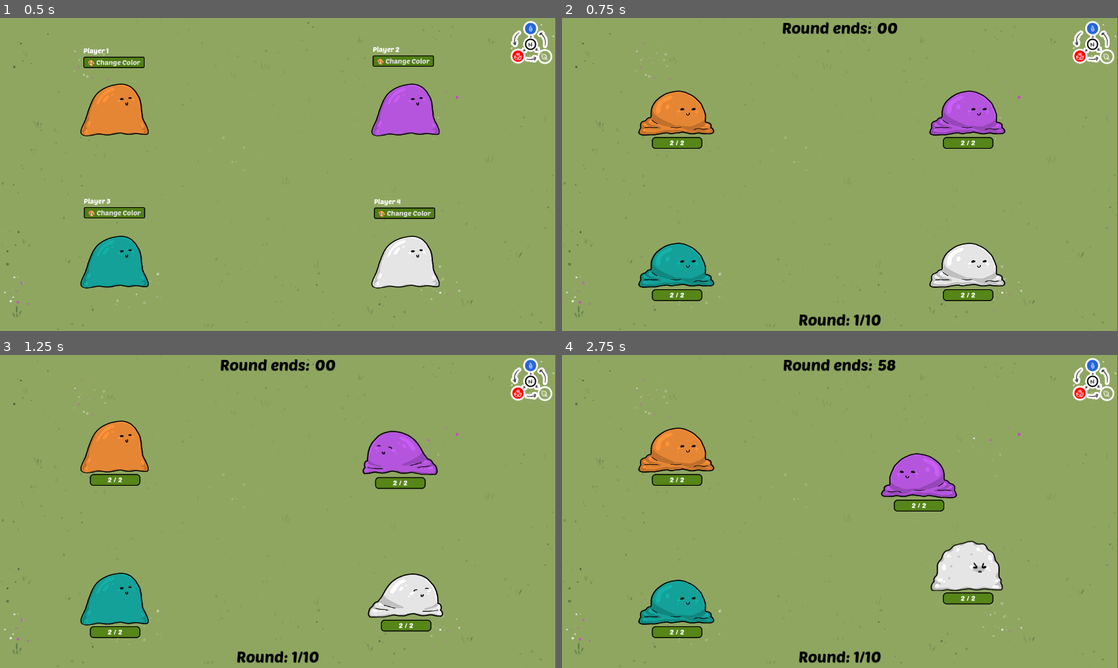
Above: before the commit, frames 1-4 (two rows, left to right).
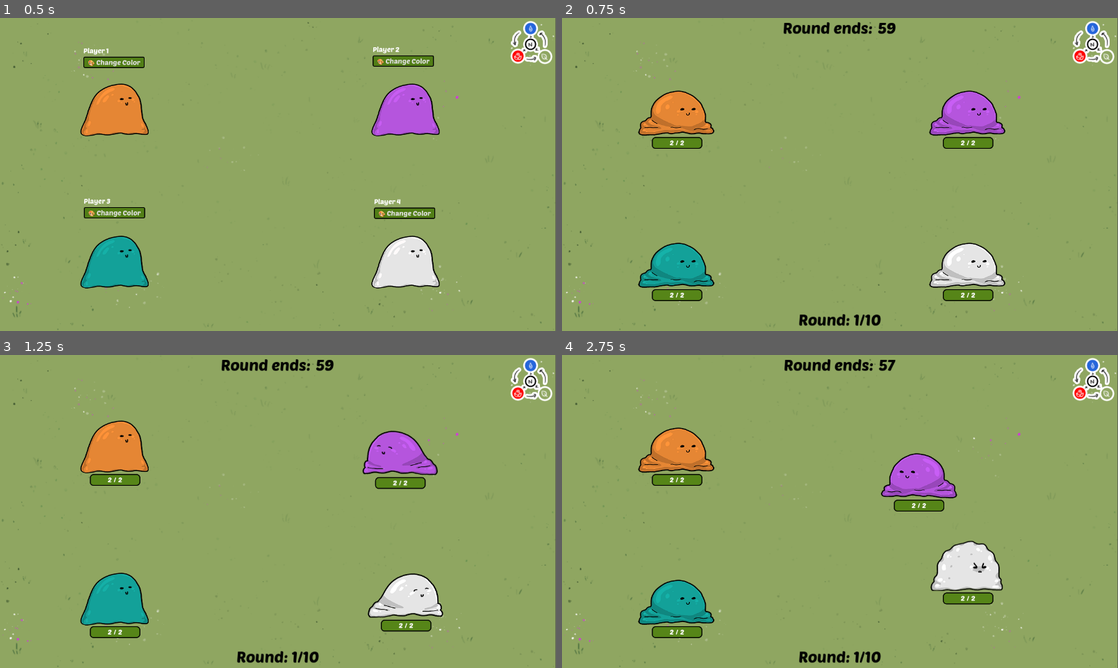
Above: after the commit, the same moments.

Repository: Galitie/mini-tyler-games
Game: Godot game, scene res://tylermon/tylermon.tscn
Two runs of this game, one before a commit and one after it. Both use one fixed random seed, a clock stepped at 60 frames per second and the inputs below. This scene is started directly instead of the project's main scene. Sound files missing from this copy of the repository are replaced by a short silence.
Inputs (mouse positions are in pixels of both pictures, inside the frame that each line leads up to):
- Up to frame 1 (0.5 s): no input
- Up to frame 2 (0.75 s): tap Enter (start) at 0.5 s; move the mouse to (962, 158) at 0.52 s; hold Right (move_piece_right) from 0.53 s (still down); hold Enter (start) from 0.53 s (still down)
- Up to frame 3 (1.25 s): keep holding Right (move_piece_right); keep holding Enter (start); tap Space (jump) at 0.77 s
- Up to frame 4 (2.75 s): move the mouse to (728, 527) at 1.27 s; release Right (move_piece_right) at 1.28 s; release Enter (start) at 1.28 s; hold Escape (go_back) 1.28-2.03 s; tap Enter (start) at 1.35 s; tap Space (jump) at 1.52 s; move the mouse to (895, 442) at 2.02 s; hold Right (move_piece_right) from 2.03 s (still down); hold Enter (start) from 2.03 s (still down)

Frame 1 is identical in both runs. In frame 2, 0.3% of the frame differs, in the area x 39-61%, y 1-6%; in frame 3, 0.3%; in frame 4, 0.3%.
Error in both runs: Cannot call method 'get_node' on a null value. (res://tylermon/tylermon.gd:42)

Commit message:
Fixed x_index bug

Diff:
--- a/tylermon/mon.gd
+++ b/tylermon/mon.gd
@@ -191,7 +191,7 @@
 			hat.play("knocked_out")
 			sprite.play("just_knocked_out")
 			timer.stop()
-			z_index = default_z_index - 1
+			z_index = default_z_index - 2
 			get_node("collision").disabled = true
 			health_label.text = str(health)
 			hp_bar.value = health
@@ -400,6 +400,7 @@
 func switch_round_modes(fight_time):
 	if fight_time:
 		timer.start(.5)
+		z_index = default_z_index
 		position = fight_pos
 		hp_bar.visible = true
 		basic_atk_box.get_child(0).disabled = true
@@ -471,7 +472,6 @@
 
 
 func _on_charge_timer_timeout():
-	z_index = default_z_index
 	if current_state == State.IDLE or current_state == State.KNOCKED_OUT:
 		return
 	else:
--- a/tylermon/tylermon.tscn
+++ b/tylermon/tylermon.tscn
@@ -15,8 +15,8 @@
 [node name="tylermon" type="Node2D"]
 scale = Vector2(0.998899, 1.00798)
 script = ExtResource("1_66guv")
-fight_length = 61
-upgrade_length = 120
+fight_length = 60
+upgrade_length = 60
 max_rounds = 10
 
 [node name="Arena" parent="." instance=ExtResource("2_mlfq2")]
--- a/tylermon/upgrade_menu.gd
+++ b/tylermon/upgrade_menu.gd
@@ -26,7 +26,7 @@
 var str_desc = "Mon's attacks do more damage"
 var int_desc = "Mon is more likely to make good decisions"
 var type_desc = "Change mon's element to WATER, FIRE or GRASS"
-var gamble_desc = "Who knows?! Hint: The more you are losing the luckier you are!"
+var gamble_desc = "Feeling down? The more you are losing the luckier you are!"
 
 
 signal upgrades_finished
@@ -49,7 +49,6 @@
 		mon.health_label.text = str(mon.max_health)
 		mon.max_health_label.text = str(mon.max_health)
 		vp.text = str(player.wins)
-
 
 
 func get_mon():
